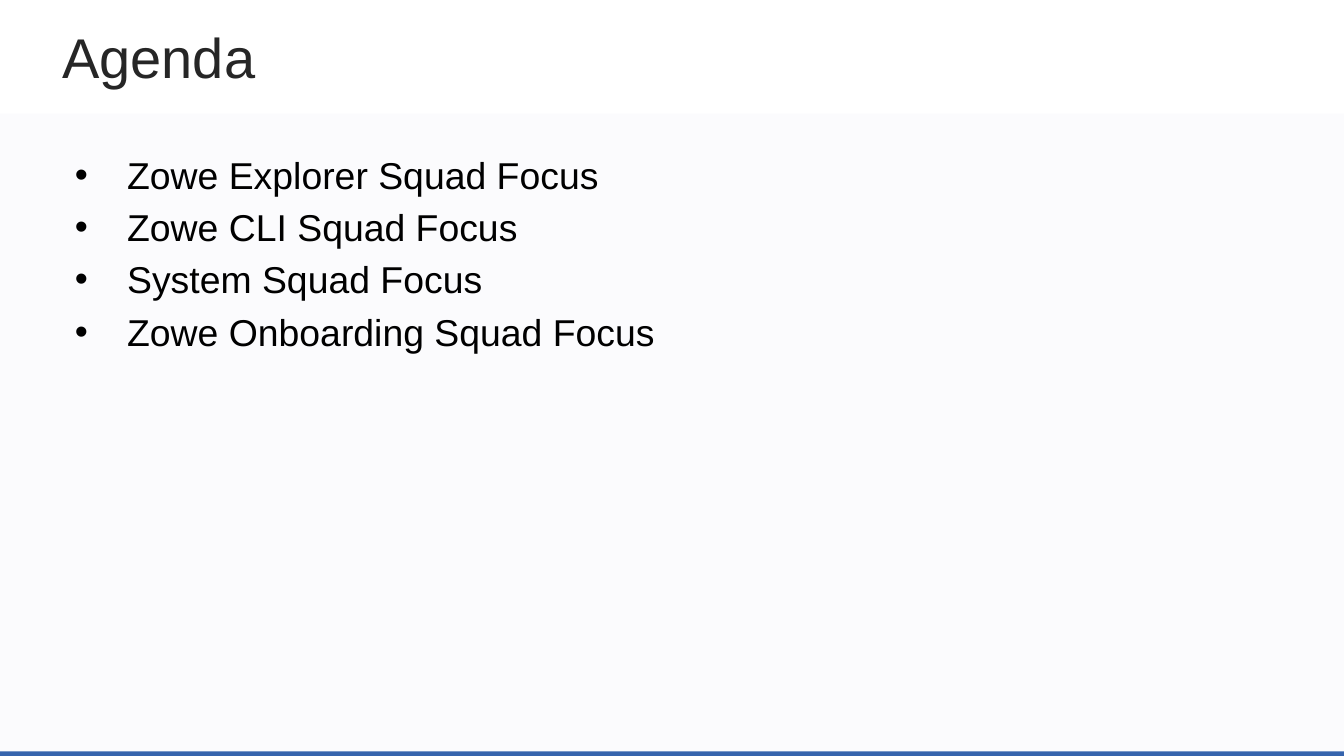
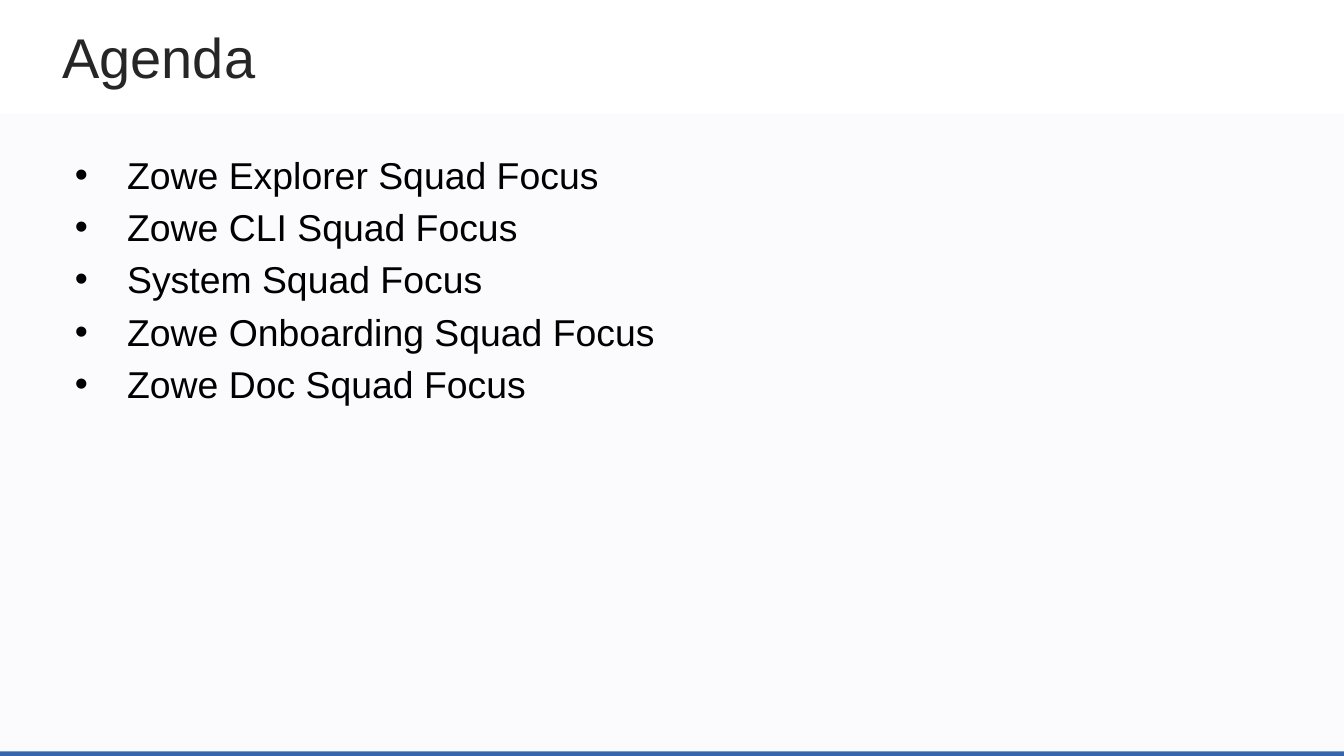
Before and after one commit to zowe/community, a slide deck: slide 3 of Project Management/PI Planning/20PI4 Planning/Zowe Community Squad Focus for 20PI4.pptx. Drawn at 1344x756 pixels with LibreOffice and Linux fonts; fonts in the diff are those of the drawing; background and template pictures are left out. Boxes give left, top, right and bottom in pixels: in the first picture for what was removed or moved away, otherwise in the second. Text is boxed around its words. In the diff, an @@ line names an element or a change of style, - is before the commit and + after.

Commit message:
Add doc squad focus

```diff
--- a/Project Management/PI Planning/20PI4 Planning/Zowe Community Squad Focus for 20PI4.pptx
+++ b/Project Management/PI Planning/20PI4 Planning/Zowe Community Squad Focus for 20PI4.pptx
@@ text at [127, 371, 526, 406]: paragraph added @@
+• Zowe Doc Squad Focus
```
Also in this commit, not shown: 6 slides added, 1 slide removed.
